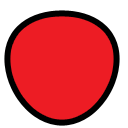
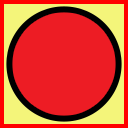
Layers edited between the first and the second (128, 128) image:
hid group "idle" (12 layers) over [0, 0, 128, 128]
hid "Red - Aggressively Close copy 19", painted on it, masked it over [4, 6, 122, 126]
showed group "walking" (12 layers) over [0, 0, 128, 128]
showed "Red - Aggressively Close" (2nd of 2, in "walking"), painted on it, masked it over [6, 6, 122, 122]
added layer "Rectangle 1" in group "walking" over [0, 0, 128, 128]
